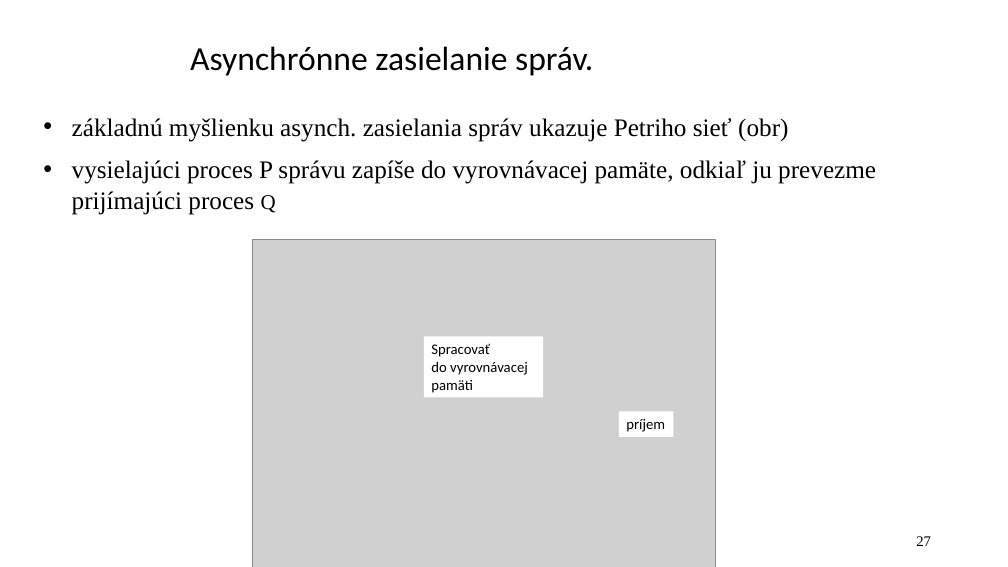
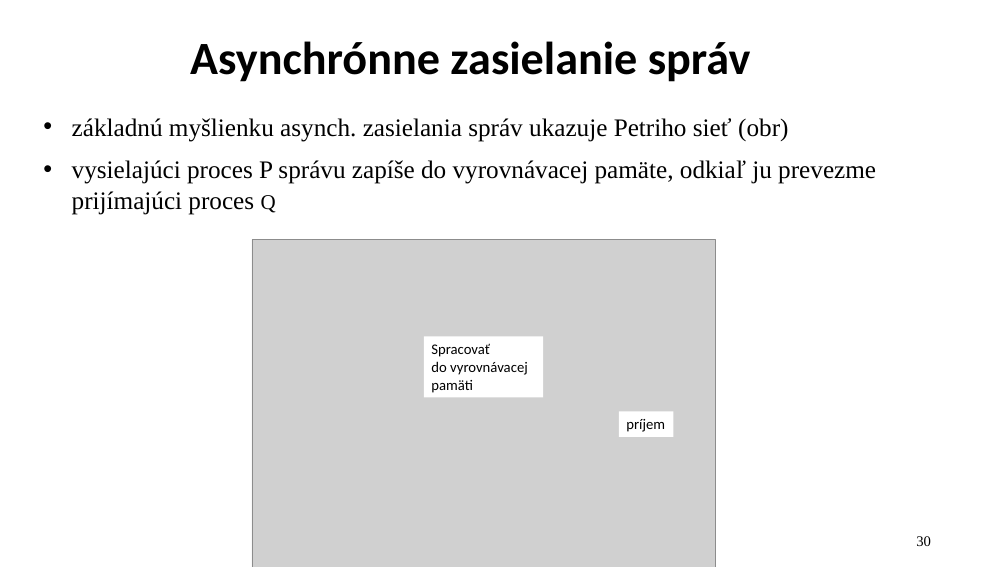
Before and after one commit to jb23lm87/OS-prednasky, a slide deck: slide 30 of OS 2 Úvod do paralélnych procesov a synchronizácie.pptx (slide 27 before the commit). Drawn at 1008x567 pixels with LibreOffice and Linux fonts; fonts in the diff are those of the drawing; grey boxes stand for pictures. Boxes give left, top, right and bottom in pixels: in the first picture for what was removed or moved away, otherwise in the second. Text is boxed around its words. In the diff, an @@ line names an element or a change of style, - is before the commit and + after.

```diff
--- a/OS 2 Úvod do paralélnych procesov a synchronizácie.pptx
+++ b/OS 2 Úvod do paralélnych procesov a synchronizácie.pptx
@@ title at [190,41,751,82]: text changed; size 32 to 44 pt; bold on @@
-Asynchrónne zasielanie správ.
+Asynchrónne zasielanie správ
@@ page number at [916,536,931,546]: text changed @@
-27
+30
```
Also in this commit, not shown: 13 other slides changed, 7 slides added, 8 slides removed.
